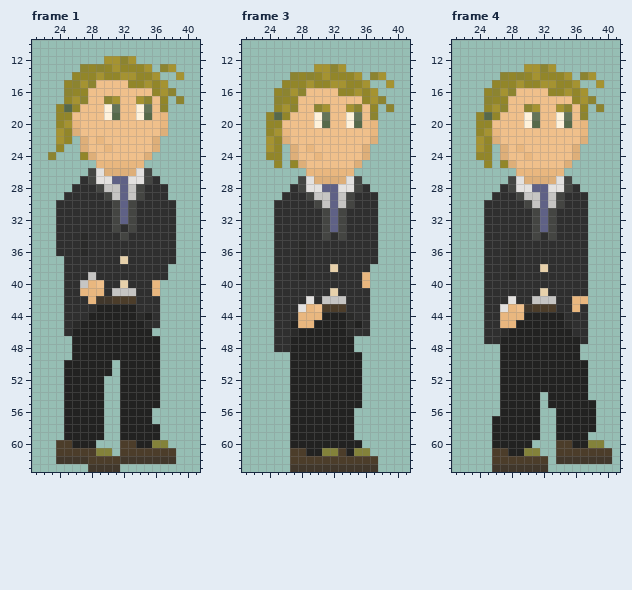
Two states of a pixel-art file, Assets/art/MainCharacters/AandR/AnRWalkR.aseprite. Above: the version before the commit.
64x64 pixels, 5 frames. Colours within 5 levels of each other are drawn and written as one. Shown: frame 1: x 21..41, y 10..63; frame 3: x 21..41, y 10..63; frame 4: x 21..41, y 10..63. The commit also changed other frames, which this record leaves out.
Now the later version:
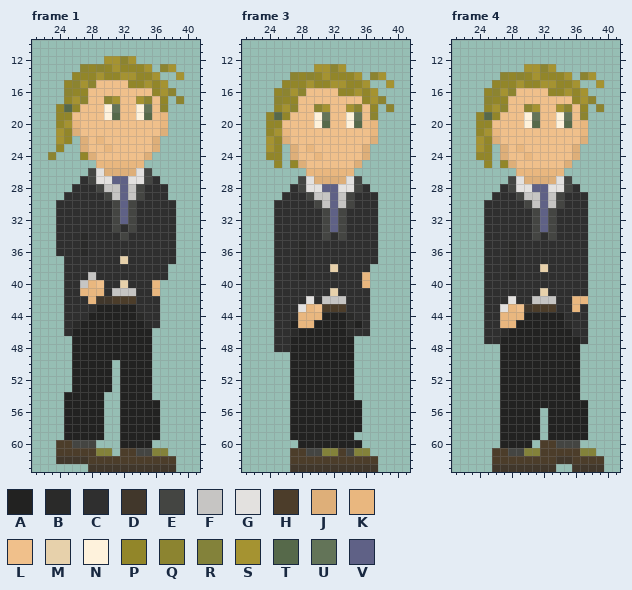
Palette (. is transparent): A #222221  B #2a2a29  C #2f2f2f  D #41372b  E #444542  F #c6c5c3  G #e3e1df  H #4c3d2a  J #deaf79  K #e9b77f  L #f0c08b  M #e7d1ab  N #fef2dc  P #928629  Q #8c8430  R #83823a  S #a59331  T #56694a  U #637458  V #5f6186
From old to new:
{"where": "frame 1"}
{"frame":1,"y":44,"x":35,"old":"A","new":"C"}
{"frame":1,"y":47,"x":36,"old":"A","new":"."}
{"frame":1,"y":48,"x":36,"old":"A","new":"."}
{"frame":1,"y":49,"x":36,"old":"A","new":"."}
{"frame":1,"y":50,"x":25,"old":"A","new":"."}
{"frame":1,"y":50,"x":36,"old":"A","new":"."}
{"frame":1,"y":51,"x":25,"old":"A","new":"."}
{"frame":1,"y":51,"x":36,"old":"A","new":"."}
{"frame":1,"y":52,"x":25,"old":"A","new":"."}
{"frame":1,"y":52,"x":30,"old":".","new":"A"}
{"frame":1,"y":52,"x":36,"old":"A","new":"."}
{"frame":1,"y":53,"x":25,"old":"A","new":"."}
{"frame":1,"y":53,"x":30,"old":".","new":"A"}
{"frame":1,"y":53,"x":36,"old":"A","new":"."}
{"frame":1,"y":54,"x":36,"old":"A","new":"."}
{"frame":1,"y":56,"x":36,"old":".","new":"A"}
{"frame":1,"y":57,"x":36,"old":".","new":"A"}
{"frame":1,"y":60,"x":26,"old":"AAA","new":"EEE"}
{"frame":1,"y":60,"x":32,"old":"HH","new":"AA"}
{"frame":1,"y":60,"x":36,"old":"RR","new":".."}
{"frame":1,"y":61,"x":34,"old":"HHHHH","new":"EERR."}
{"frame":1,"y":62,"x":32,"old":"DDDDDDD","new":"HHHHHHH"}
{"frame":1,"y":63,"x":32,"old":".......","new":"DDDDDDD"}
{"where": "frame 3"}
{"frame":3,"y":49,"x":35,"old":"A","new":"."}
{"frame":3,"y":50,"x":35,"old":"A","new":"."}
{"frame":3,"y":51,"x":35,"old":"A","new":"."}
{"frame":3,"y":52,"x":35,"old":"A","new":"."}
{"frame":3,"y":53,"x":35,"old":"A","new":"."}
{"frame":3,"y":54,"x":35,"old":"A","new":"."}
{"frame":3,"y":56,"x":35,"old":".","new":"A"}
{"frame":3,"y":57,"x":35,"old":".","new":"A"}
{"frame":3,"y":58,"x":35,"old":".","new":"A"}
{"frame":3,"y":60,"x":27,"old":"A","new":"."}
{"frame":3,"y":61,"x":29,"old":"AA","new":"EE"}
{"frame":3,"y":61,"x":34,"old":"A","new":"E"}
{"where": "frame 4"}
{"frame":4,"y":50,"x":37,"old":"A","new":"."}
{"frame":4,"y":51,"x":37,"old":"A","new":"."}
{"frame":4,"y":52,"x":37,"old":"A","new":"."}
{"frame":4,"y":53,"x":37,"old":"A","new":"."}
{"frame":4,"y":54,"x":32,"old":".","new":"A"}
{"frame":4,"y":54,"x":37,"old":"A","new":"."}
{"frame":4,"y":55,"x":32,"old":".","new":"A"}
{"frame":4,"y":55,"x":38,"old":"A","new":"."}
{"frame":4,"y":56,"x":33,"old":".","new":"A"}
{"frame":4,"y":56,"x":38,"old":"A","new":"."}
{"frame":4,"y":57,"x":26,"old":"A","new":"."}
{"frame":4,"y":57,"x":33,"old":".","new":"A"}
{"frame":4,"y":57,"x":38,"old":"A","new":"."}
{"frame":4,"y":58,"x":26,"old":"A","new":"."}
{"frame":4,"y":58,"x":33,"old":".","new":"A"}
{"frame":4,"y":58,"x":38,"old":"A","new":"."}
{"frame":4,"y":59,"x":26,"old":"A","new":"."}
{"frame":4,"y":59,"x":33,"old":".","new":"A"}
{"frame":4,"y":60,"x":26,"old":"A","new":"."}
{"frame":4,"y":60,"x":32,"old":"..HHAARR","new":"HHEEE..."}
{"frame":4,"y":61,"x":28,"old":"AA","new":"EE"}
{"frame":4,"y":61,"x":32,"old":"..","new":"HH"}
{"frame":4,"y":61,"x":37,"old":"HHHH","new":"RR.."}
{"frame":4,"y":62,"x":33,"old":".","new":"H"}
{"frame":4,"y":62,"x":36,"old":"DDDDD","new":"HHHH."}
{"frame":4,"y":63,"x":33,"old":".","new":"D"}
{"frame":4,"y":63,"x":36,"old":"....","new":"DDDD"}
